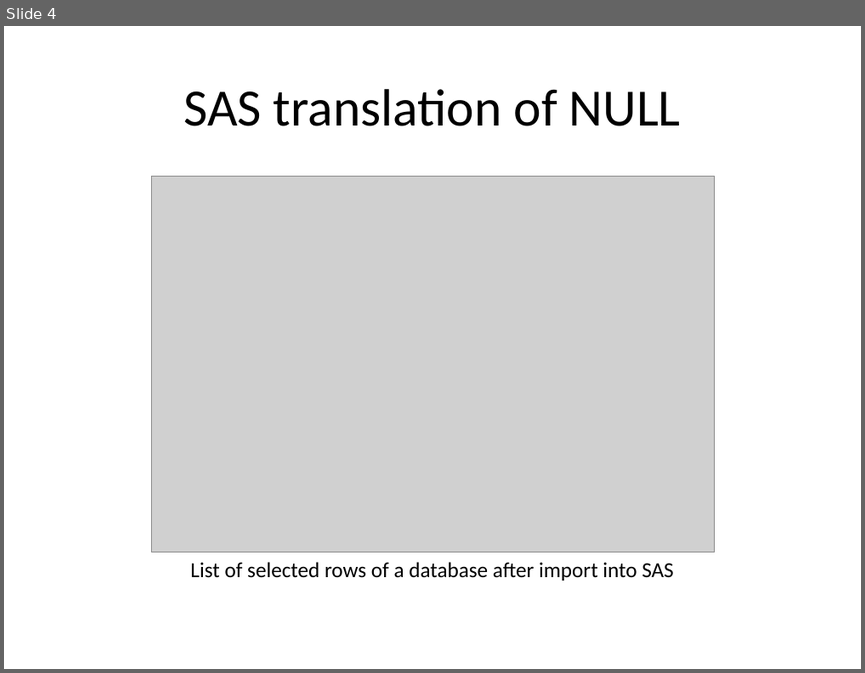
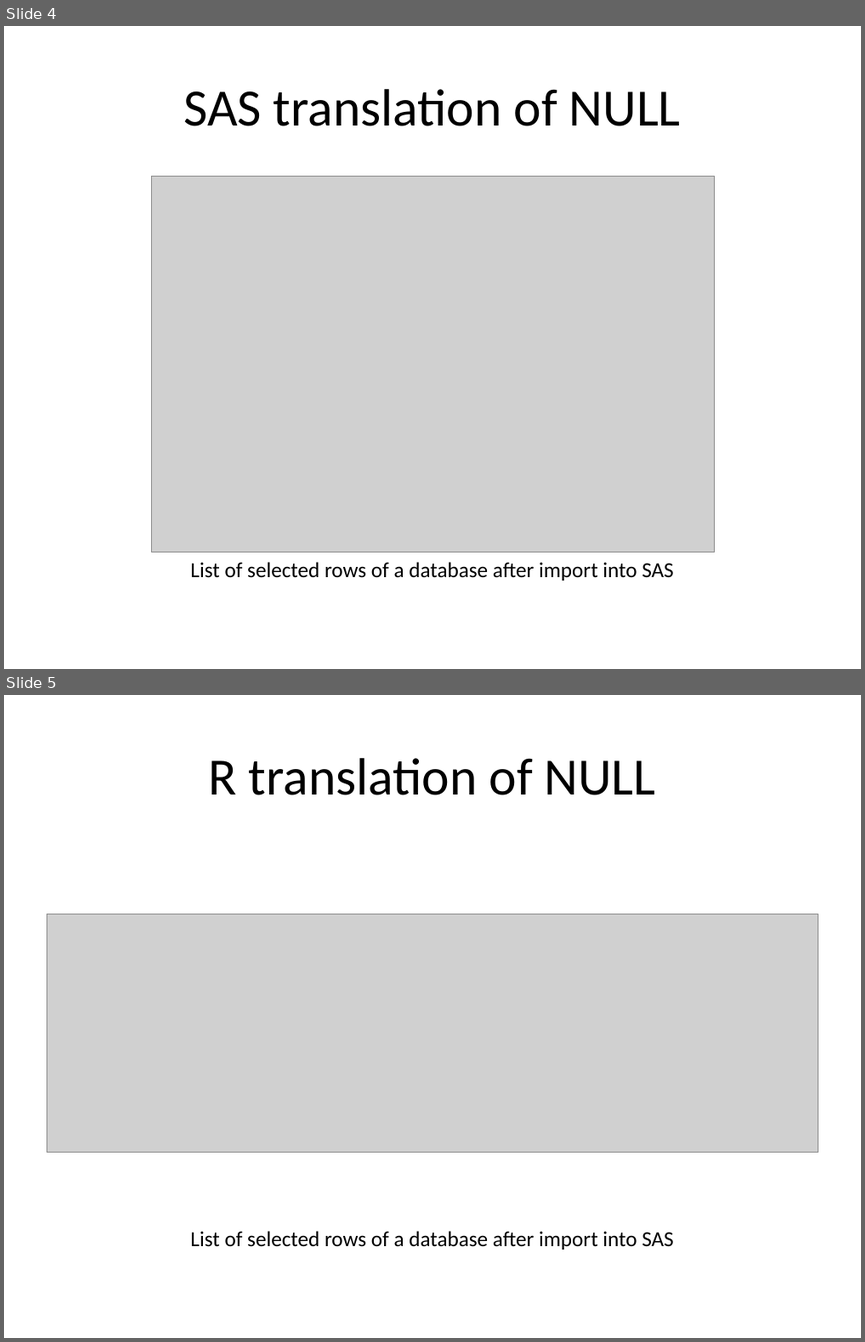
Before and after one commit to pmean/introduction-to-sql, a slide deck: src/null-values.pptx. Shown one above the other, each under a label of ours: slide 4 before the commit, slides 4 and 5 after it. The pictures are 865x673 and 865x1342 pixels, drawn with LibreOffice and Linux fonts; fonts in the diff are those of the drawing; grey boxes stand for pictures. Boxes give left, top, right and bottom in pixels: in the first picture for what was removed or moved away, otherwise in the second. Text is boxed around its words. In the diff, an @@ line names an element or a change of style, - is before the commit and + after.

```diff
--- a/src/null-values.pptx
+++ b/src/null-values.pptx
@@ slide 5 added at (4,695,861,1338), background #FFFFFF @@
@@ title added at (208,758,656,795), 44 pt, text #000000 @@
+R translation of NULL
@@ picture added at (46,914,818,1152) @@
@@ text added at (190,1231,674,1249), 18 pt, text #000000 @@
+List of selected rows of a database after import into SAS
```
Also in this commit, not shown: 2 slides changed, 14 other slides added, 2 other files.
